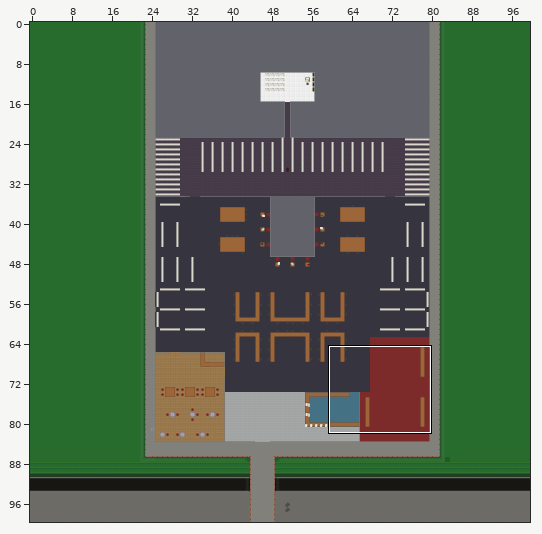
An edit to a level. Tiled map, core/assets/maps/Sports Hall.tmx. The first picture is a wide view before the edit; the outline marks the close-up.
Close-up. Before the edit:
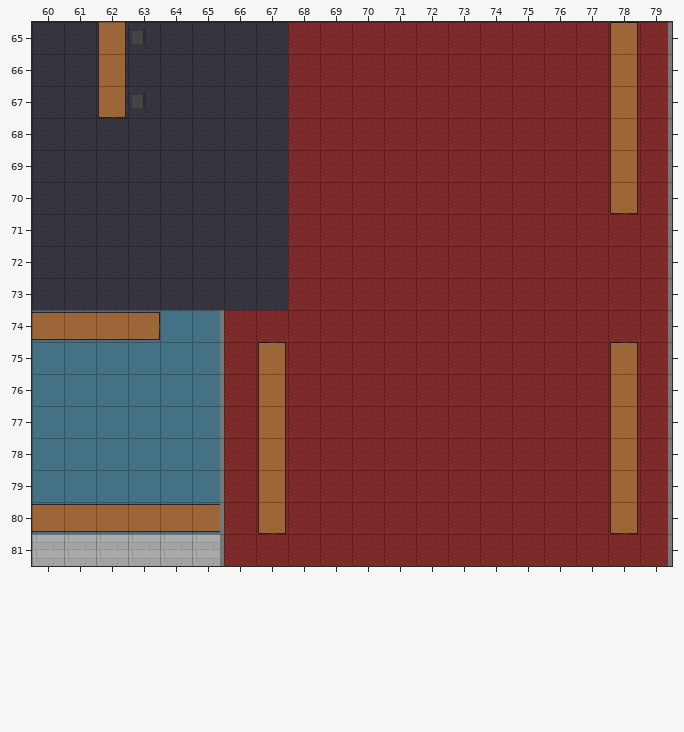
Cells are 32x32 px. Shown: x 60..79, y 65..81. The commit also changed other parts of the map, which this record leaves out. Tiles whose own drawing changed are shown in their newer look in all pictures.
The same view after the edit:
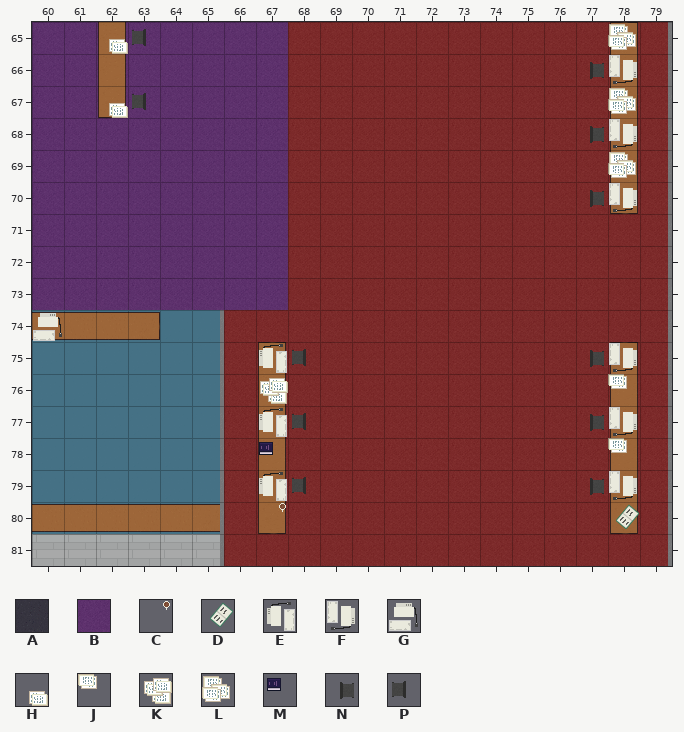
Key: from "finaltileset": A 11, B 32, C 77 turned 180, D 78, E 81, F 81 turned 180, G 81 turned 90, H 83, J 83 turned 180, K 96, L 96 turned 180, M 105, N 108, P 108 turned 180.
_ is an empty cell.
Difference:
Layer "Background":
The author changed tile A to tile B in rows 65 to 73 at x 60 to 67.
Layer "Foreground":
Tile N now appears in row 66 at x 77; in row 68 at x 77; in row 70 at x 77; in row 75 at x 77; in row 77 at x 77; in row 79 at x 77.
Tile P now appears in row 75 at x 68; in row 77 at x 68; in row 79 at x 68.
Layer "Foreground 2":
Tile C now appears in row 80 at x 67.
Tile D now appears in row 80 at x 78.
Tile E now appears in row 75 at x 67; in row 77 at x 67; in row 79 at x 67.
Tile F now appears in row 66 at x 78; in row 68 at x 78; in row 70 at x 78; in row 75 at x 78; in row 77 at x 78; in row 79 at x 78.
Tile G now appears in row 74 at x 60.
Tile H now appears in row 65 at x 62; in row 67 at x 62.
Tile J now appears in row 76 at x 78; in row 78 at x 78.
Tile K now appears in row 76 at x 67.
Tile L now appears in row 65 at x 78; in row 67 at x 78; in row 69 at x 78.
Tile M now appears in row 78 at x 67.
Boxes around the changes in both close-ups, in picture pixels (x1, y1, x2, y2):
changed: (32, 22, 288, 341)
added: (590, 24, 637, 212)
added: (259, 344, 306, 512)
added: (590, 343, 639, 529)
